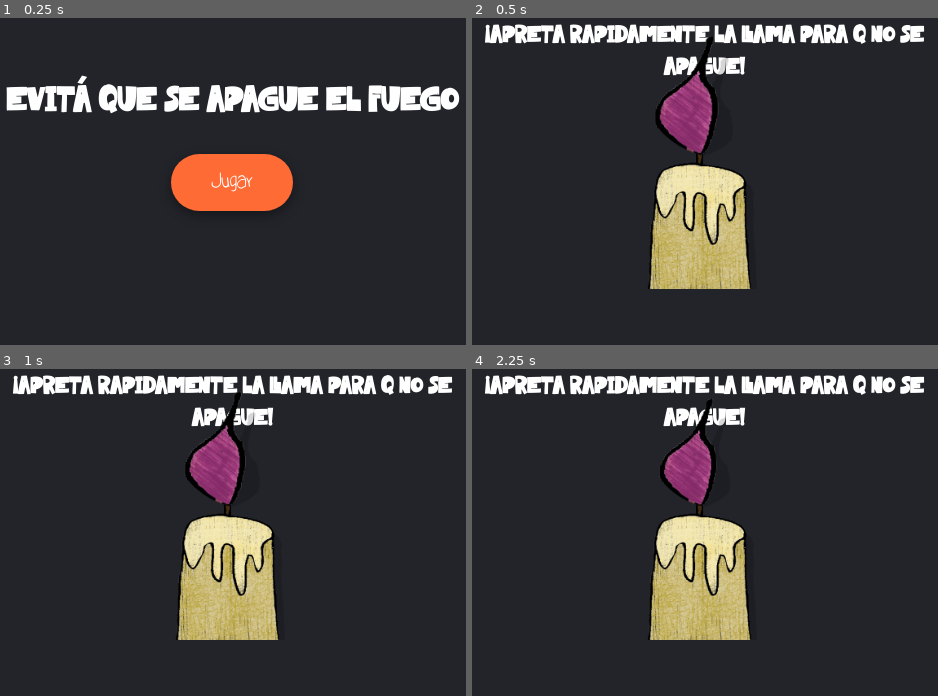
Above: before the commit, frames 1-4 (two rows, left to right).
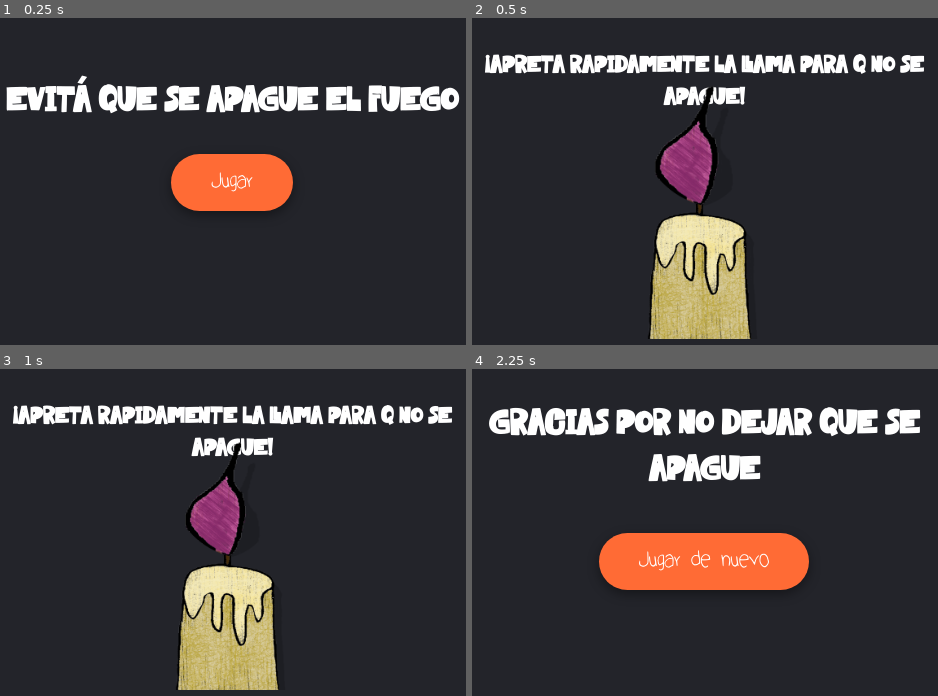
Above: after the commit, the same moments.

Repository: Almahardcastle/juego-vela
Game: browser game, page index.html
Two runs of this game, one before a commit and one after it. Both use one fixed random seed, a clock stepped at 60 frames per second and the inputs below.
Inputs (mouse positions are in pixels of both pictures, inside the frame that each line leads up to; where the layout moved, square brackets give the same spot in the first picture):
- Up to frame 1 (0.25 s): no input
- Up to frame 2 (0.5 s): click "Jugar" at 0.27 s
- Up to frame 3 (1 s): no input
- Up to frame 4 (2.25 s): click (705, 503) [705, 450] at 1.27 s; click (705, 499) [705, 454] at 1.87 s; click (705, 496) [705, 454] at 2.02 s

Frame 1 is identical in both runs. In frame 2, 21% of the frame differs, in the area x 2-97%, y 1-99%; in frame 3, 21%; in frame 4, 24%, in the area x 2-97%, y 1-83%.

Commit message:
Add files via upload

Diff:
--- a/script.js
+++ b/script.js
@@ -7,10 +7,10 @@
   const btnRestart = document.getElementById('btn-restart');
   const flameWrapper = document.getElementById('flame-wrapper');
 
-  const maxScale = 2.6;       // Tamaño inicial Y meta para ganar (MUY grande)
+  const maxScale = 2.6;       // Tamaño inicial y meta para ganar
   const minScale = 0.05;      // Tamaño donde se apaga
-  const shrinkRate = 0.006;   // Se desinfla más rápido
-  const inflateAmount = 0.035; // Incremento más pequeño por toque para mayor dificultad
+  const shrinkRate = 0.007;   // Se apaga rápido
+  const inflateAmount = 0.22; // Inflado rápido (pocos toques para ganar)
 
   let scale = maxScale;
   let gameInterval = null;
@@ -20,7 +20,7 @@
   }
 
   function startGame() {
-    scale = maxScale; // Inicia en su tamaño máximo gigante
+    scale = maxScale;
     updateFlame();
 
     screenStart.classList.remove('active');
@@ -32,7 +32,6 @@
     gameInterval = setInterval(() => {
       scale -= shrinkRate;
 
-      // Si se apaga del todo, reinicia el ciclo desde el tamaño inicial
       if (scale <= minScale) {
         scale = maxScale;
       }
@@ -46,7 +45,6 @@
 
     scale += inflateAmount;
 
-    // Si alcanza nuevamente el tamaño gigante inicial, el jugador gana
     if (scale >= maxScale) {
       scale = maxScale;
       updateFlame();
--- a/style.css
+++ b/style.css
@@ -43,8 +43,8 @@
 }
 
 #screen-game {
-  justify-content: flex-start; /* Alinea los elementos desde arriba para ubicar la vela más abajo con margen */
-  padding-top: 20px;
+  justify-content: flex-start;
+  padding-top: 100px; /* Desplaza el contenido principal hacia abajo */
 }
 
 #screen-win {
@@ -86,7 +86,7 @@
   display: flex;
   flex-direction: column;
   align-items: center;
-  margin-top: 40px; /* Reducido para ubicar la vela más abajo en pantalla */
+  margin-top: 60px; /* Posiciona vela y llama más abajo en la pantalla */
 }
 
 .candle-img {
